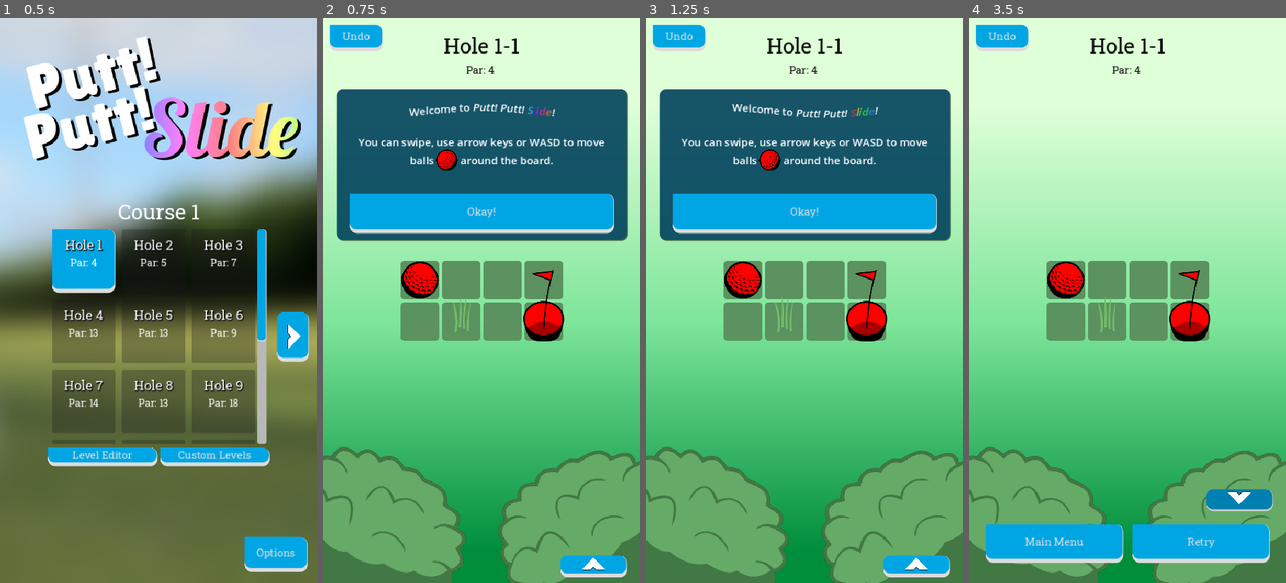
Above: before the commit, frames 1-4 (left to right).
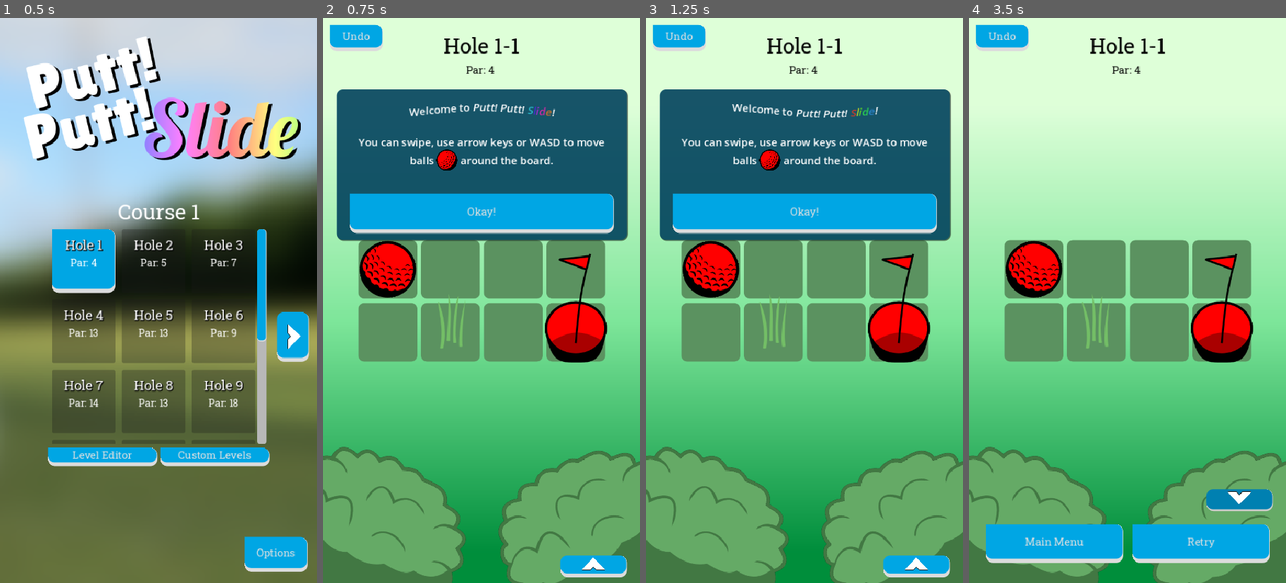
Above: after the commit, the same moments.

Repository: twincannon/GemSlide
Game: Godot game, scene res://scenes/splash_screen.tscn
The game is run twice, just before and just after one commit, with the same random seed, the same clock (stepped at 60 frames per second) and the same inputs. Sound files missing from this copy of the repository are replaced by a short silence.
Inputs (mouse positions are in pixels of both pictures, inside the frame that each line leads up to):
- Up to frame 1 (0.5 s): no input
- Up to frame 2 (0.75 s): click (405, 260) at 0.5 s
- Up to frame 3 (1.25 s): no input
- Up to frame 4 (3.5 s): move the mouse to (1197, 272) at 1.27 s; hold D (right) 1.28-2 s; click (1197, 272) at 1.35 s; click "Okay!" at 2 s; click (1238, 566) at 2.75 s

Frame 1 is identical in both runs. In frame 2, 11% of the frame differs, in the area x 11-90%, y 39-61%; in frame 3, 11%; in frame 4, 11%.

Commit message:
fix viewport scaling!

Diff:
--- a/scripts/game.gd
+++ b/scripts/game.gd
@@ -116,16 +116,15 @@
 
 func on_viewport_changed():
 	$GridAnchor.position = %GridPos.position
-	var viewport_size = get_viewport().size
+	var viewport_size = get_viewport_rect().size #key here is to use get_viewport_rect() as opposed to get_viewport()
 
 	# Calculate the total grid size in pixels
 	var grid_pixel_size = tile_size * Vector2(grid_size)
 
 	# padding to ensure the grid doesn't touch the edges or overlap UI
-	var padding = Vector2i(200, 300)
+	var padding = Vector2(100, 200)
 	var available_size = viewport_size - padding
 
-	# Calculate scale factors for both dimensions
 	var scale_x = available_size.x / grid_pixel_size.x
 	var scale_y = available_size.y / grid_pixel_size.y
 
